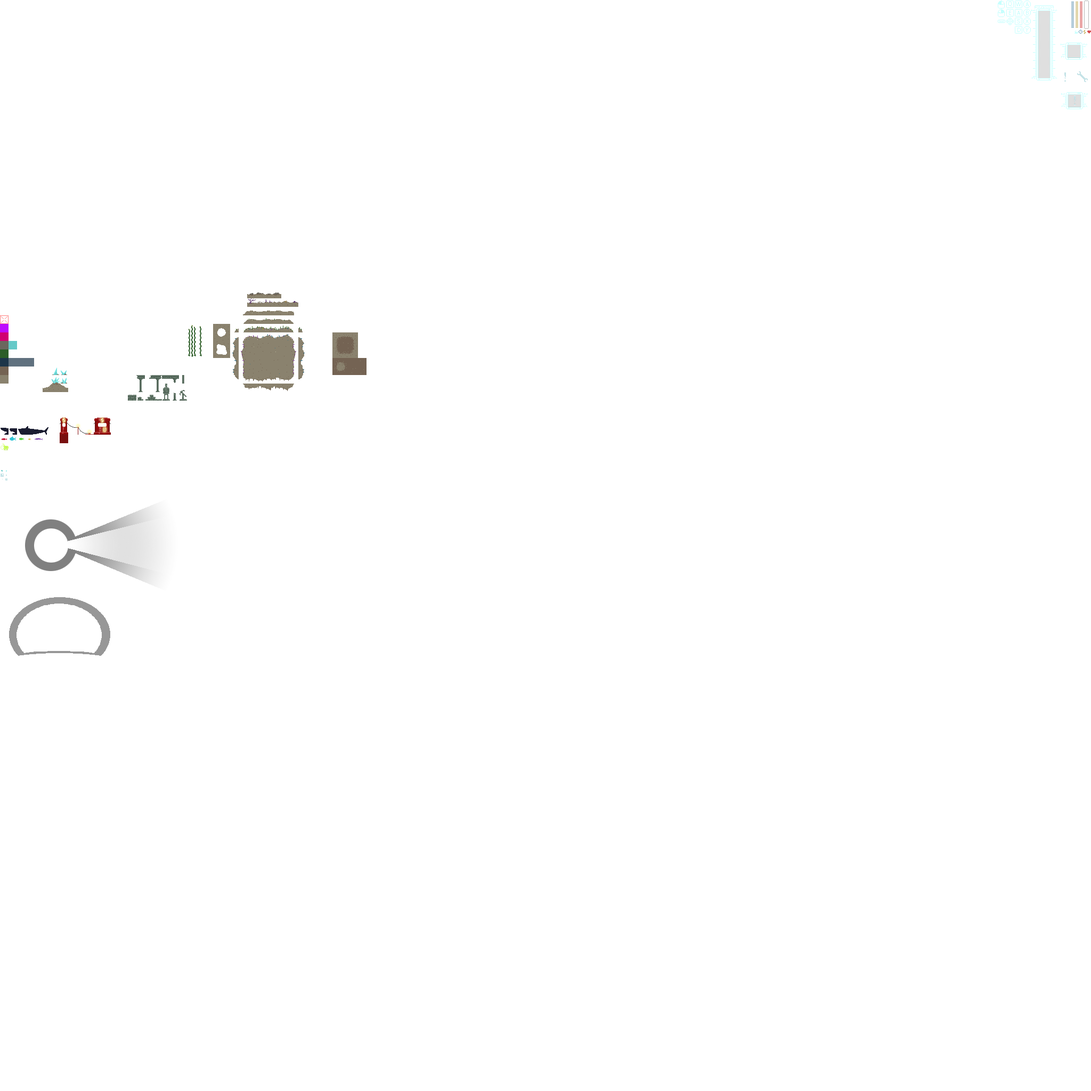
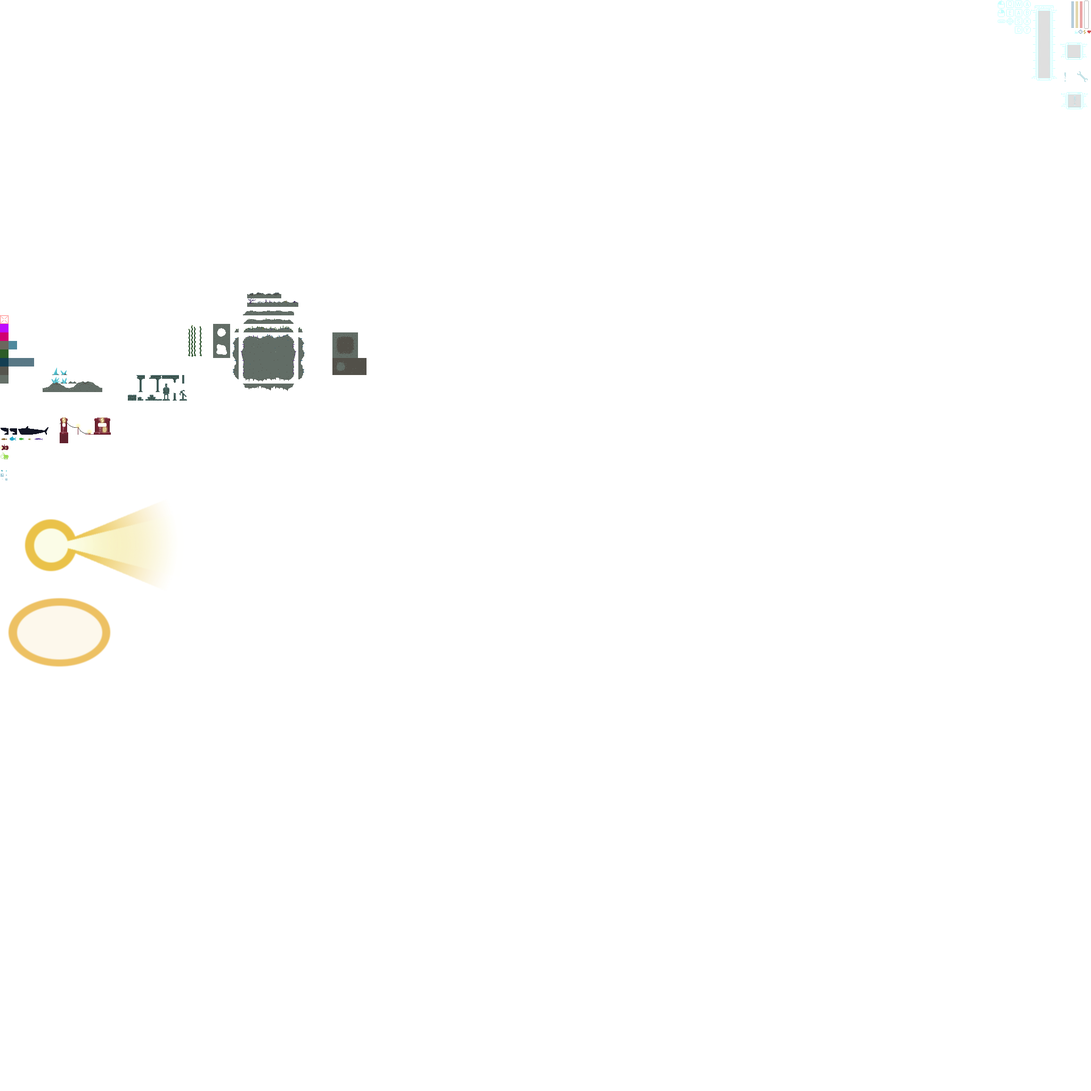
Before/after of a 1091x1091 layered artwork. What changed in the layer stack:
renamed "power plant" to "power plant copy", painted on it over [59, 417, 111, 444]
added group "new sub" (1st of 2, in "Tiles") with 2 layers in group "Tiles" over [0, 421, 111, 451]
added layer "new sub" (2nd of 2, in "Tiles" › "new sub") in group "new sub" over [1, 421, 111, 451]
added layer "sub windows" in group "new sub" over [0, 443, 9, 451]
renamed "Layer 5" to "TileColorAdjust", opacity 100% → 30%, blend normal → multiply, painted on it over [0, 292, 367, 481]
renamed "water screen" to "Tiles", opacity 70% → 100%, moved it above "unused", painted on it over [0, 292, 367, 481]
hid "powerplant cone" over [9, 597, 111, 657]
added layer "powerpoint main core copy" in group "light beams" over [7, 597, 111, 668]
renamed "Bright Core" to "Bright Beam", moved it above "Bright Beam", painted on it over [24, 500, 179, 590]
hid "Bright Beam" (2nd of 2, in "light beams" › "sub spotlight"), painted on it over [34, 513, 179, 579]
hid "Dim Beam", painted on it over [25, 500, 179, 590]
removed layer "Dim Core" from group "sub spotlight" over [25, 519, 77, 572]
